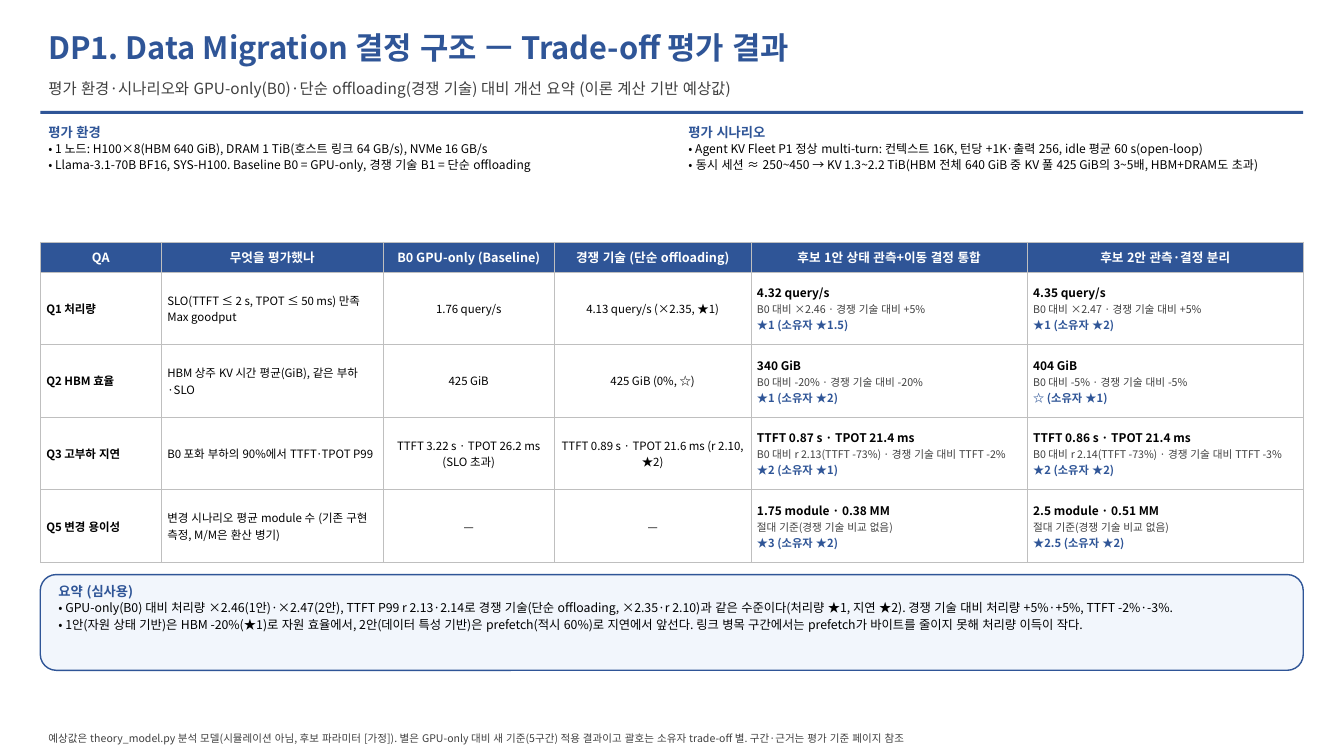
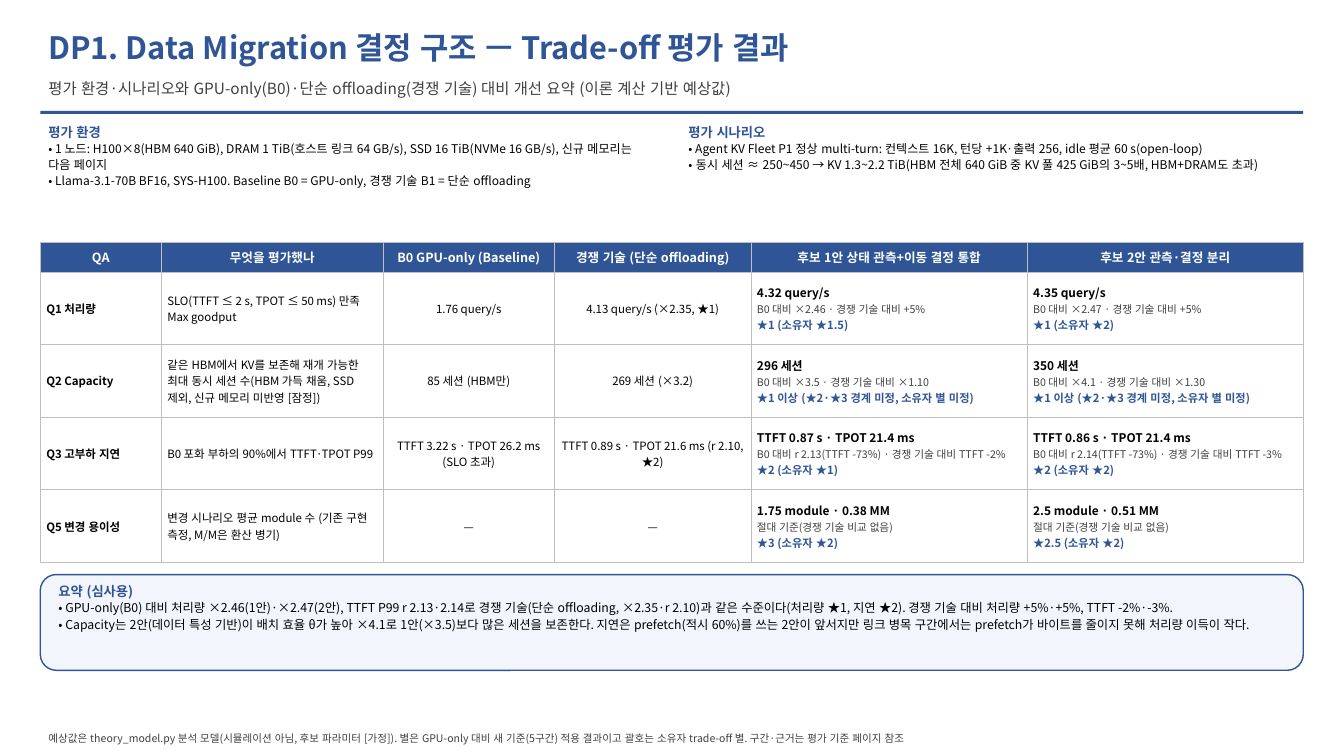
Before and after one commit to mkim0628/vllm, a slide deck: slide 3 of doc-mk/QA-criteria-v4/DP-QA-criteria-v4.pptx. Drawn at 1344x756 pixels with LibreOffice and Linux fonts; fonts in the diff are those of the drawing. Boxes give left, top, right and bottom in pixels: in the first picture for what was removed or moved away, otherwise in the second. Text is boxed around its words. In the diff, an @@ line names an element or a change of style, - is before the commit and + after.

```diff
--- a/doc-mk/QA-criteria-v4/DP-QA-criteria-v4.pptx
+++ b/doc-mk/QA-criteria-v4/DP-QA-criteria-v4.pptx
@@ text at [48,143,631,170]: text changed @@
-• 1 노드: H100×8(HBM 640 GiB), DRAM 1 TiB(호스트 링크 64 GB/s), NVMe 16 GB/s
+• 1 노드: H100×8(HBM 640 GiB), DRAM 1 TiB(호스트 링크 64 GB/s), SSD 16 TiB(NVMe 16 GB/s), 신규 메모리는 다음 페이지
@@ table at [40,242,1304,563] @@
-row 3: Q2 HBM 효율 | HBM 상주 KV 시간 평균(GiB), 같은 부하·SLO | 425 GiB | 425 GiB (0%, ☆) | 340 GiB / B0 대비 -20% · 경쟁 기술 대비 -20% / ★1 (소유자 ★2) | 404 GiB / B0 대비 -5% · 경쟁 기술 대비 -5% / ☆ (소유자 ★1)
+row 3: Q2 Capacity | 같은 HBM에서 KV를 보존해 재개 가능한 최대 동시 세션 수(HBM 가득 채움, SSD 제외, 신규 메모리 미반영 [잠정]) | 85 세션 (HBM만) | 269 세션 (×3.2) | 296 세션 / B0 대비 ×3.5 · 경쟁 기술 대비 ×1.10 / ★1 이상 (★2·★3 경계 미정, 소유자 별 미정) | 350 세션 / B0 대비 ×4.1 · 경쟁 기술 대비 ×1.30 / ★1 이상 (★2·★3 경계 미정, 소유자 별 미정)
@@ text at [65,618,1250,632]: text changed @@
-• 1안(자원 상태 기반)은 HBM -20%(★1)로 자원 효율에서, 2안(데이터 특성 기반)은 prefetch(적시 60%)로 지연에서 앞선다. 링크 병목 구간에서는 prefetch가 바이트를 줄이지 못해 처리량 이득이 작다.
+• Capacity는 2안(데이터 특성 기반)이 배치 효율 θ가 높아 ×4.1로 1안(×3.5)보다 많은 세션을 보존한다. 지연은 prefetch(적시 60%)를 쓰는 2안이 앞서지만 링크 병목 구간에서는 prefetch가 바이트를 줄이지 못해 처리량 이득이 작다.
```
Also in this commit, not shown: 8 other slides changed, 2 slides added, 5 other files.
